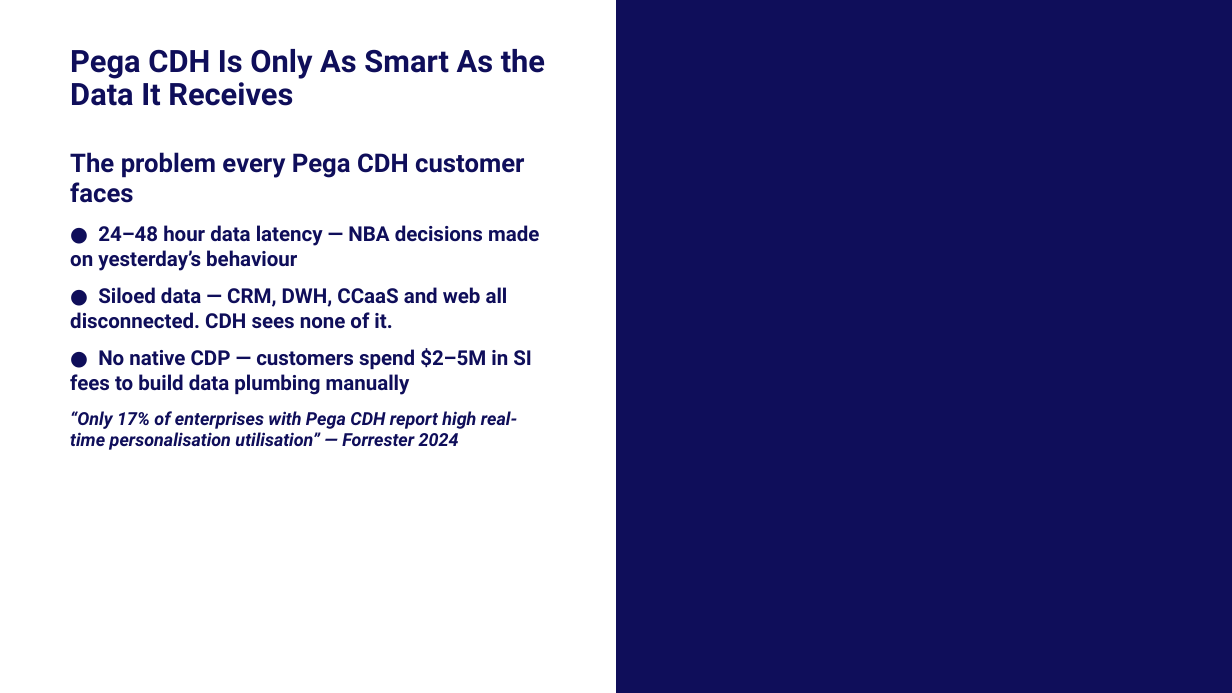
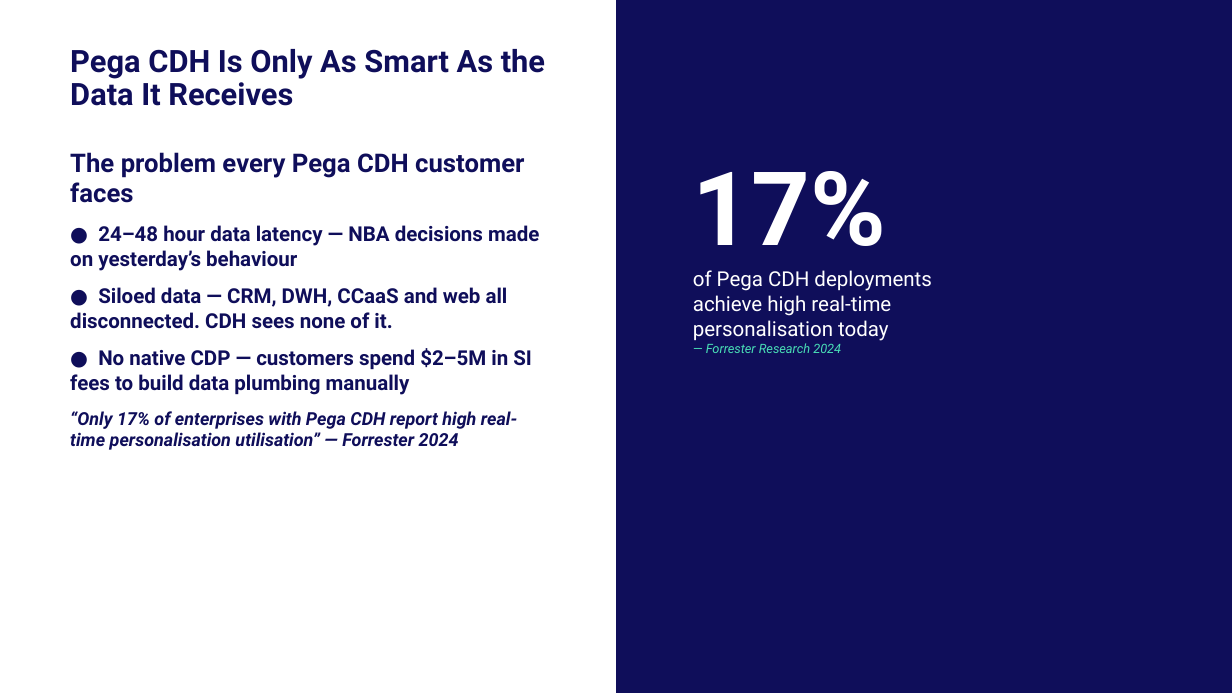
Before and after one commit to sunilmlodha/cdh-bridge, a slide deck: slide 2 of DCS-CDH-Bridge-GTM-DCS.pptx. Drawn at 1232x693 pixels with LibreOffice and Linux fonts; fonts in the diff are those of the drawing; background and template pictures are left out. Boxes give left, top, right and bottom in pixels: in the first picture for what was removed or moved away, otherwise in the second. Text is boxed around its words. In the diff, an @@ line names an element or a change of style, - is before the commit and + after.

```diff
--- a/DCS-CDH-Bridge-GTM-DCS.pptx
+++ b/DCS-CDH-Bridge-GTM-DCS.pptx
@@ text added at bbox=[693, 171, 931, 353], 16 pt, text #FFFFFF @@
+17%
+of Pega CDH deployments
+achieve high real-time
+personalisation today
+— Forrester Research 2024
```
Also in this commit, not shown: 1 other slide changed.
